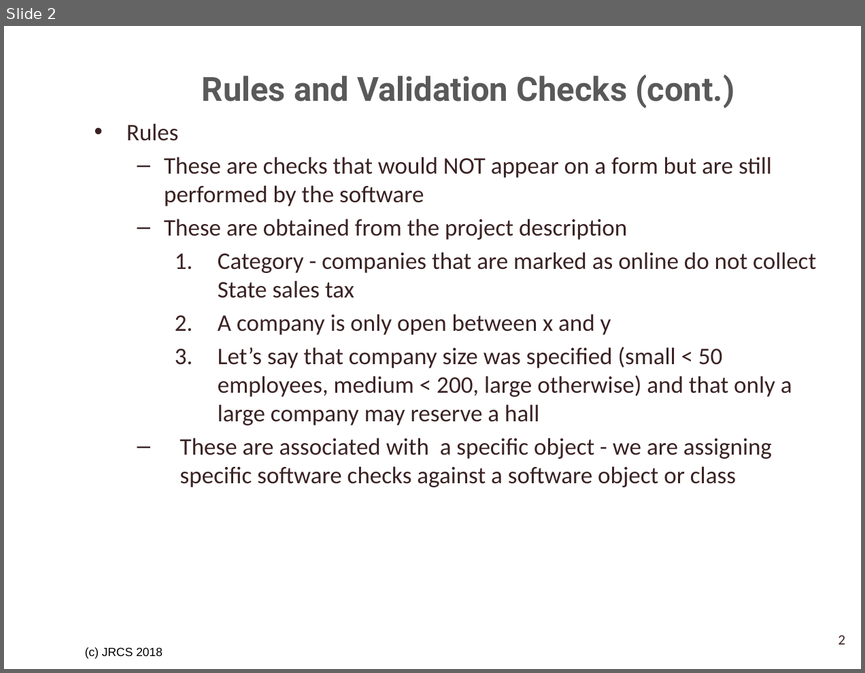
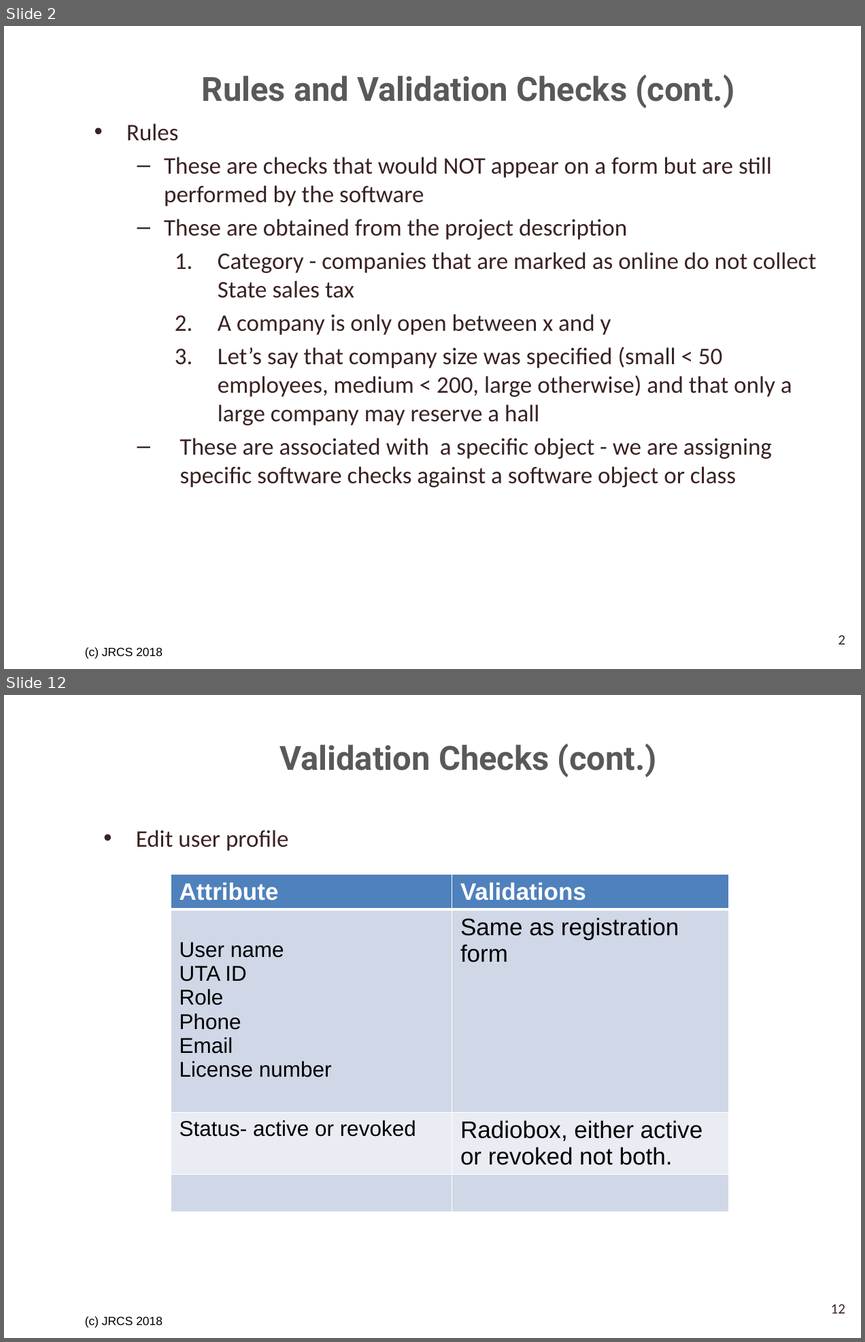
Before and after one commit to SrihariShastry/UTA_Parking, a slide deck: Project_Analysis_Team_3/Validation Checks and Rules Tables.pptx. Shown one above the other, each under a label of ours: slide 2 before the commit, slides 2 and 12 after it; the slides between them are not shown. The pictures are 865x673 and 865x1342 pixels, drawn with LibreOffice and Linux fonts; fonts in the diff are those of the drawing; background and template pictures are left out. Boxes give left, top, right and bottom in pixels: in the first picture for what was removed or moved away, otherwise in the second. Text is boxed around its words. In the diff, an @@ line names an element or a change of style, - is before the commit and + after.

```diff
--- a/Project_Analysis_Team_3/Validation Checks and Rules Tables.pptx
+++ b/Project_Analysis_Team_3/Validation Checks and Rules Tables.pptx
@@ slide 12 added at bbox=[4, 695, 861, 1338], background picture (left out); not listed: 1 template element that a slide beside it also shows @@
@@ title added at bbox=[279, 743, 657, 777], 28 pt, text #595959, bold @@
+Validation Checks (cont.)
@@ text added at bbox=[136, 830, 288, 851], 20 pt, text #3A2222 @@
+• Edit user profile
@@ table added at bbox=[171, 874, 730, 1218], 4 rows, 2 columns @@
+Attribute | Validations
+User name UTA ID Role Phone Email License number | Same as registration form
+Status- active or revoked | Radiobox, either active or revoked not both.
+ | 
@@ page number added at bbox=[831, 1304, 845, 1313], 12 pt, text #3A2222 @@
+12
```
Also in this commit, not shown: 1 slide changed, 12 other slides added, 2 slides removed, 4 other files.
